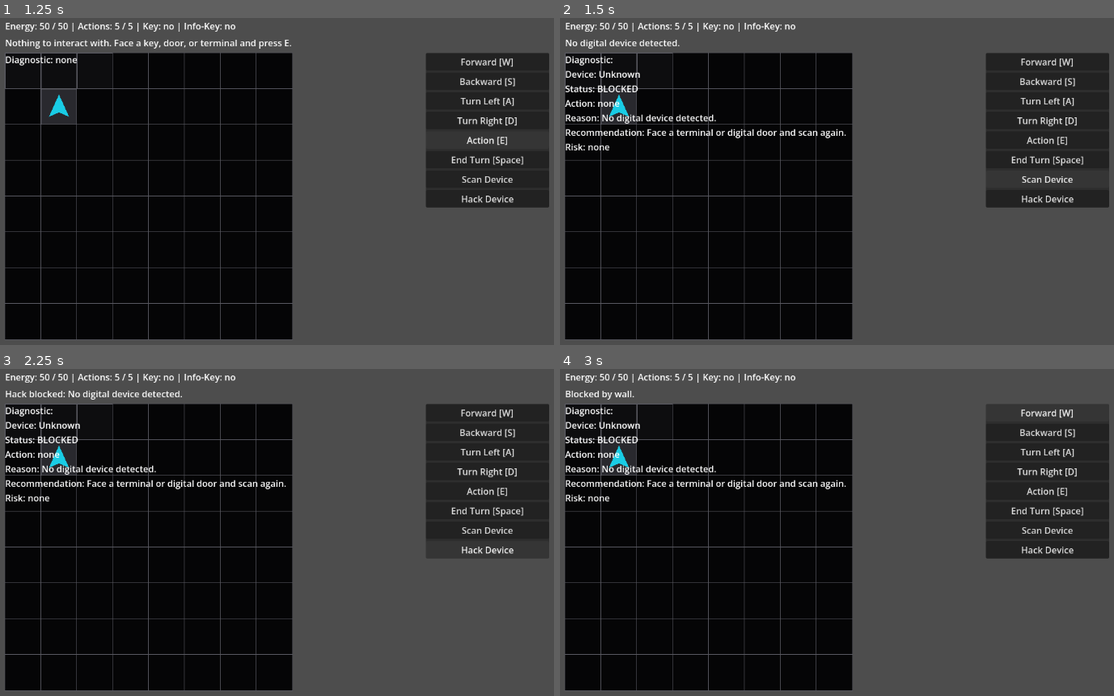
Above: before the commit, frames 1-4 (two rows, left to right).
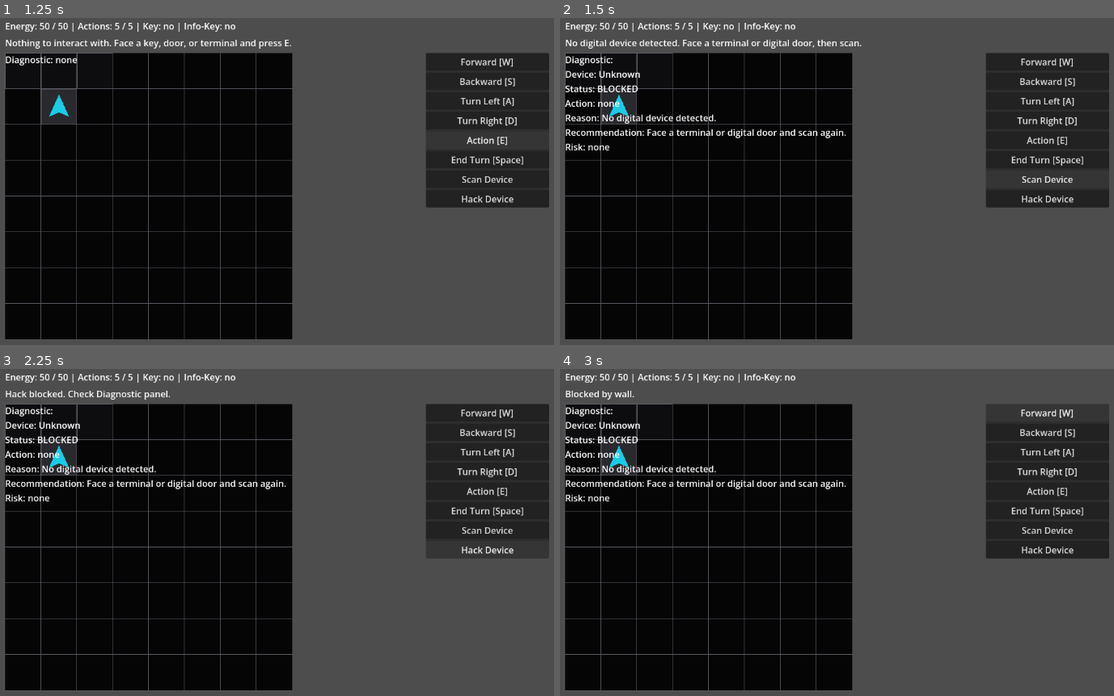
Above: after the commit, the same moments.

Repository: JUSTConnect/bibop
Game: Godot game, scene res://scenes/main.tscn
Two runs of this game, one before a commit and one after it. Both use one fixed random seed, a clock stepped at 60 frames per second and the inputs below.
Inputs:
- Up to frame 1 (1.25 s): click "Action [E]" at 0.5 s
- Up to frame 2 (1.5 s): click "Scan Device" at 1.25 s
- Up to frame 3 (2.25 s): click "Hack Device" at 2 s
- Up to frame 4 (3 s): click "Forward [W]" at 2.75 s

Frame 1 is identical in both runs. In frame 2, 0.3% of the frame differs, in the area x 22-55%, y 6-10%; in frame 3, 0.3%; in frame 4, nothing differs.

Commit message:
Refine Sector-01 mission and device hint text

Diff:
--- a/scripts/bipob/bipob_controller.gd
+++ b/scripts/bipob/bipob_controller.gd
@@ -120,11 +120,11 @@
 func get_mission_goal_hint(mission_index: int) -> String:
 	match mission_index:
 		1:
-			return "Mission 1: pick up the physical key, open the door, reach the exit."
+			return "Mission 1: pick up the physical key with Interact, open the door, then reach the exit."
 		2:
-			return "Mission 2: inspect the silent terminal."
+			return "Mission 2: face the terminal, use Scan Device, then use Hack Device."
 		3:
-			return "Mission 3: download the Info-Key, open the digital door, reach the exit."
+			return "Mission 3: Scan and Hack the terminal to get the Info-Key, then Scan and Hack the digital door."
 		_:
 			return "No mission goal available."
 
@@ -529,13 +529,13 @@
 		return
 	if not has_key:
 		print("Door is locked. Physical key required.")
-		hint_requested.emit("Door is locked. Physical key required.")
+		hint_requested.emit("Physical door locked. Find the physical key first.")
 		return
 
 	grid_manager.set_tile(door_position, GridManager.TILE_FLOOR)
 	spend_action(1, 1)
 	print("Door opened.")
-	hint_requested.emit("Door opened. Reach the green exit.")
+	hint_requested.emit("Physical door opened. Reach the exit.")
 	print_status()
 
 func open_digital_door(door_position: Vector2i) -> void:
@@ -543,7 +543,7 @@
 		return
 	if not has_info_key:
 		print("Digital door locked. Info-Key required from terminal.")
-		hint_requested.emit("Digital door requires Info-Key.")
+		hint_requested.emit("Digital door requires Info-Key. Hack the terminal first.")
 		return
 
 	if not can_spend_action(1, 1):
@@ -552,7 +552,7 @@
 	grid_manager.set_tile(door_position, GridManager.TILE_FLOOR)
 	spend_action(1, 1)
 	print("Digital door opened.")
-	hint_requested.emit("Digital door opened.")
+	hint_requested.emit("Digital door opened. Reach the exit.")
 	status_changed.emit()
 
 
@@ -572,13 +572,16 @@
 		blocked_result.recommendation = "Face a terminal or digital door and scan again."
 		blocked_result.estimated_risk = "none"
 		last_diagnostic_result = blocked_result
-		hint_requested.emit("No digital device detected.")
+		hint_requested.emit("No digital device detected. Face a terminal or digital door, then scan.")
 		status_changed.emit()
 		return
 
 	spend_action(1, 1)
 	evaluate_facing_device_capability()
-	hint_requested.emit("Scan complete: " + last_diagnostic_result.get_status_text())
+	if last_diagnostic_result.status == DiagnosticResult.STATUS_BLOCKED:
+		hint_requested.emit("Scan complete: BLOCKED. Check Diagnostic panel for missing requirements.")
+	else:
+		hint_requested.emit("Scan complete: " + last_diagnostic_result.get_status_text() + ". Check Diagnostic panel, then use Hack Device if READY.")
 	status_changed.emit()
 
 func hack_device() -> void:
@@ -591,19 +594,19 @@
 		return
 
 	if not last_diagnostic_result.is_action_allowed():
-		hint_requested.emit("Hack blocked: " + last_diagnostic_result.reason)
+		hint_requested.emit("Hack blocked. Check Diagnostic panel.")
 		status_changed.emit()
 		return
 
 	var device := get_facing_device_definition()
 	if device == null:
-		hint_requested.emit("No digital device detected.")
+		hint_requested.emit("No digital device detected. Face a terminal or digital door, then scan.")
 		status_changed.emit()
 		return
 
 	if device.device_type != last_diagnostic_result.device_type \
 	or device.supported_action != last_diagnostic_result.supported_action:
-		hint_requested.emit("Device changed. Scan again.")
+		hint_requested.emit("Device changed. Scan this device again.")
 		status_changed.emit()
 		return
 
@@ -613,23 +616,23 @@
 				return
 			spend_action(1, 1)
 			if current_mission_index == 2:
-				hint_requested.emit("Terminal is silent. Interface calibration required.")
+				hint_requested.emit("Terminal is silent. Interface calibration required. Return to the box.")
 				complete_mission()
 				return
 			has_info_key = true
-			hint_requested.emit("Info-Key downloaded. Find the digital door.")
+			hint_requested.emit("Info-Key downloaded. Now find the digital door, scan it, then hack it.")
 			status_changed.emit()
 			return
 		"open_digital_door":
 			if not has_info_key:
-				hint_requested.emit("Digital door requires Info-Key.")
+				hint_requested.emit("Digital door requires Info-Key. Hack the terminal first.")
 				status_changed.emit()
 				return
 			if not can_spend_action(1, 1):
 				return
 			spend_action(1, 1)
 			grid_manager.set_tile(get_facing_device_position(), GridManager.TILE_FLOOR)
-			hint_requested.emit("Digital door opened.")
+			hint_requested.emit("Digital door opened. Reach the exit.")
 			status_changed.emit()
 			return
 		_:
@@ -643,12 +646,12 @@
 
 	# Legacy interact must not process digital devices.
 	if target_tile == GridManager.TILE_TERMINAL:
-		hint_requested.emit("Digital device detected. Use Scan Device first.")
+		hint_requested.emit("Terminal is a digital device. Use Scan Device first, then Hack Device.")
 		status_changed.emit()
 		return
 
 	if target_tile == GridManager.TILE_DIGITAL_DOOR:
-		hint_requested.emit("Digital door requires Scan Device and Hack Device.")
+		hint_requested.emit("Digital door cannot be opened with Interact. Use Scan Device, then Hack Device.")
 		status_changed.emit()
 		return
 
@@ -699,7 +702,7 @@
 	grid_manager.set_tile(key_position, GridManager.TILE_FLOOR)
 	spend_action(1, 1)
 	print("Picked up physical key.")
-	hint_requested.emit("Key picked up. Now find the locked door.")
+	hint_requested.emit("Physical key collected. Use Interact on the physical door.")
 	print_status()
 
 func print_status() -> void:
